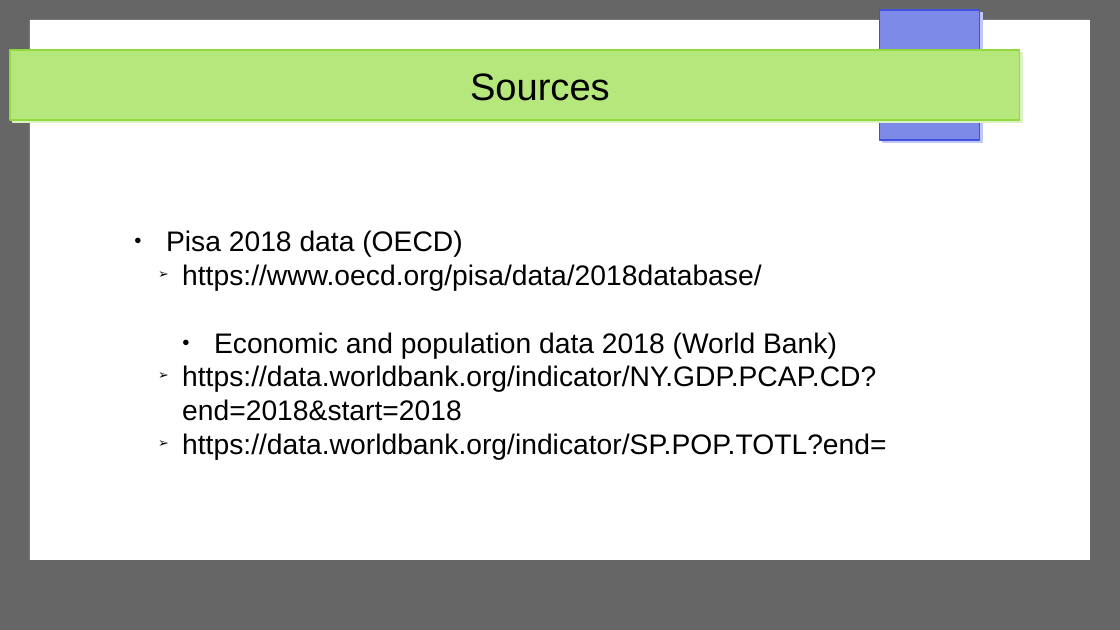
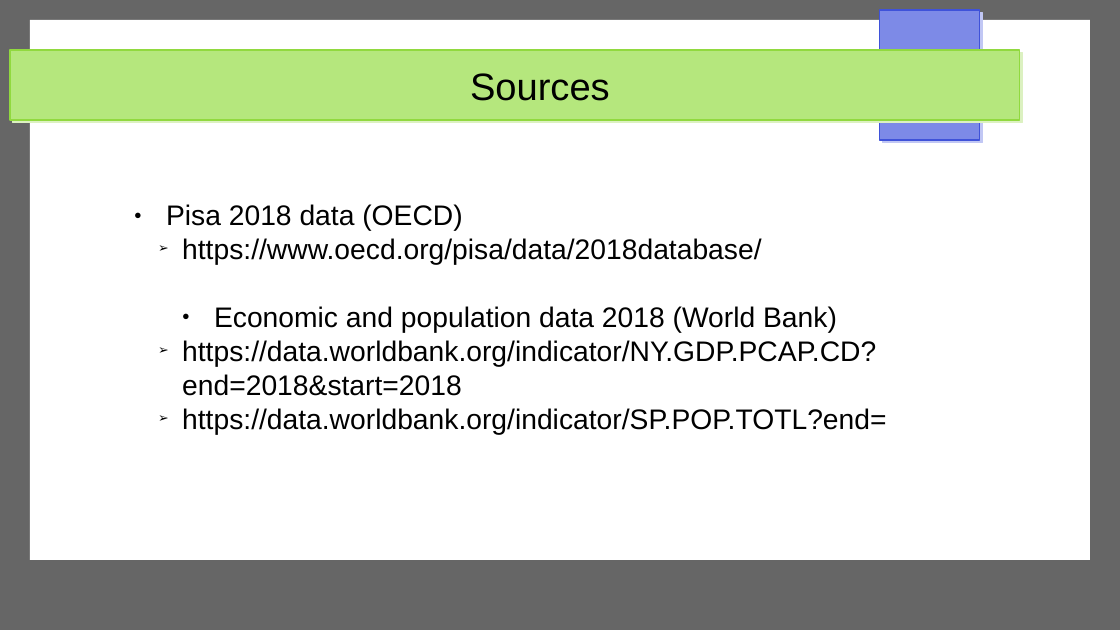
Before and after one commit to dimits-ts/visualization-assignments, a slide deck: slide 21 of presentation-static.odp (slide 20 before the commit). Drawn at 1120x630 pixels with LibreOffice and Linux fonts; fonts in the diff are those of the drawing. Boxes give left, top, right and bottom in pixels: in the first picture for what was removed or moved away, otherwise in the second. Text is boxed around its words. In the diff, an @@ line names an element or a change of style, - is before the commit and + after.

```diff
--- a/presentation-static.odp
+++ b/presentation-static.odp
@@ subtitle "Pisa 2018 data (OECD)": place and size @@
-subtitle "Pisa 2018 data (OECD)" at box(166, 230, 886, 460)
+subtitle "Pisa 2018 data (OECD)" at box(166, 204, 886, 435)
```
Also in this commit, not shown: 3 other slides changed, 1 slide added.
